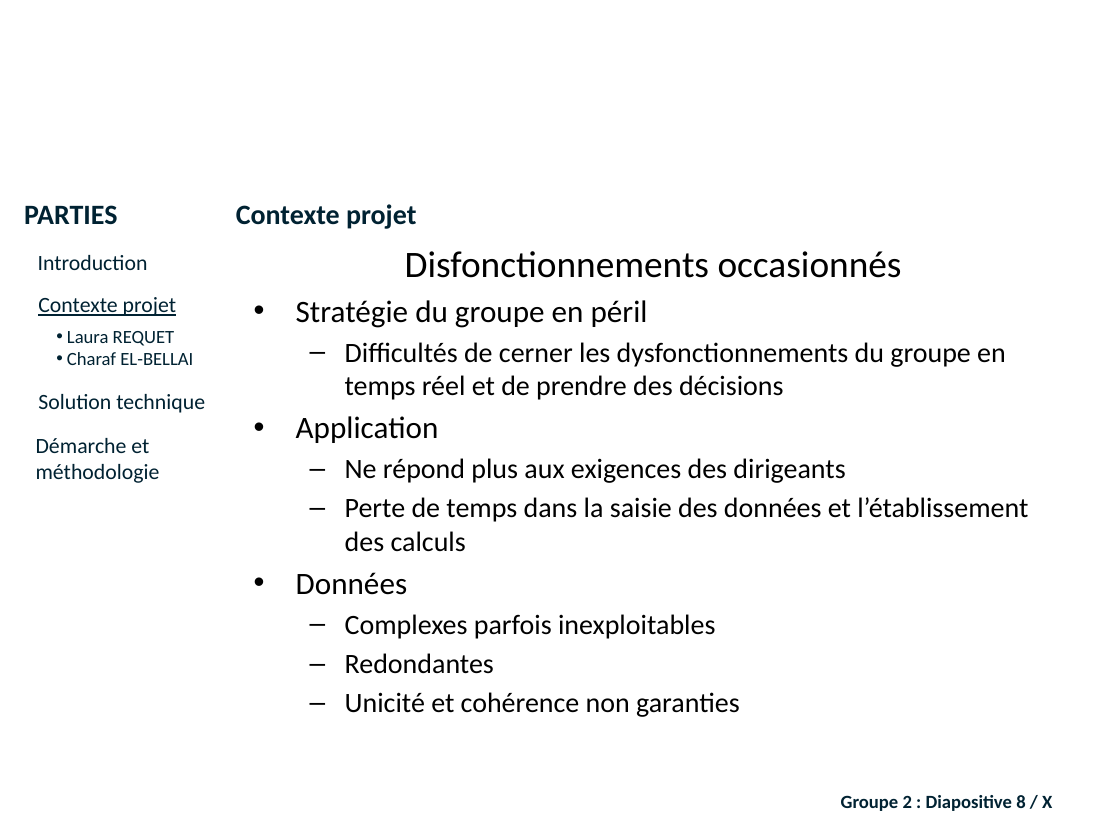
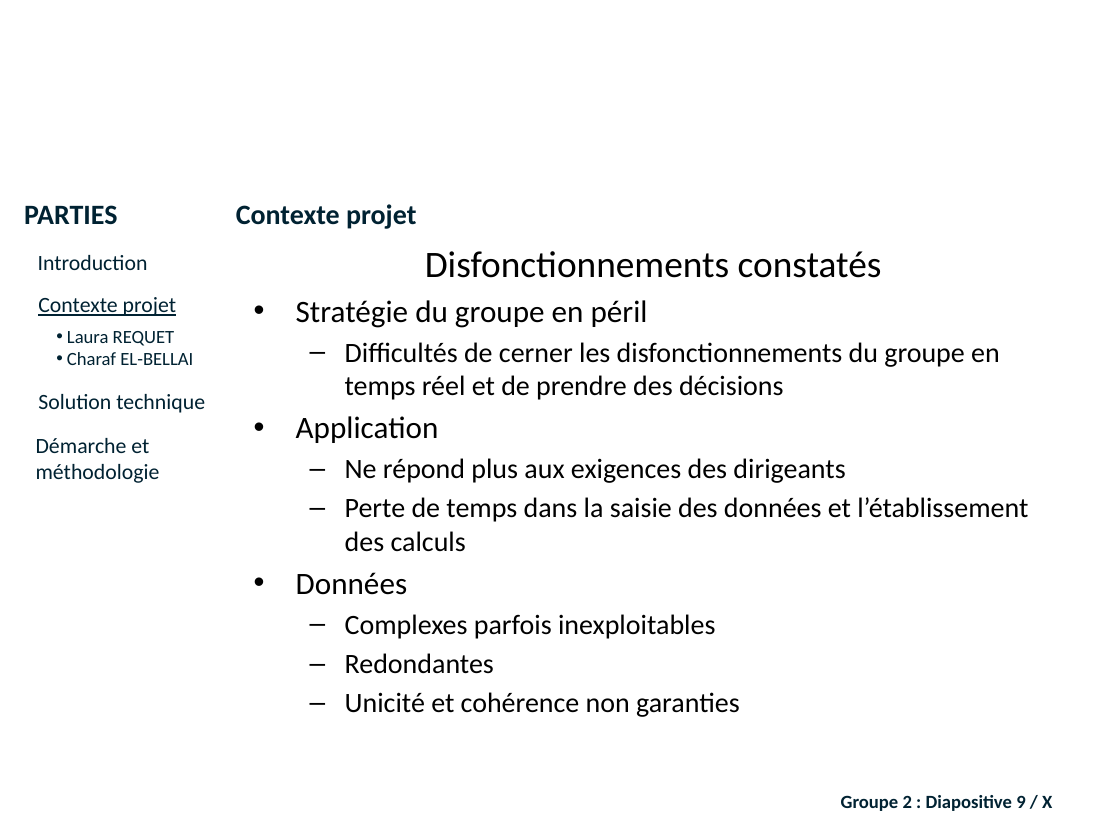
Before and after one commit to lobtec/dartiesgroupe2, a slide deck: slide 9 of PROJET/Soutenance Finale/Présentation finale.pptx (slide 8 before the commit). Drawn at 1120x840 pixels with LibreOffice and Linux fonts; fonts in the diff are those of the drawing; background and template pictures are left out. Boxes give left, top, right and bottom in pixels: in the first picture for what was removed or moved away, otherwise in the second. Text is boxed around its words. In the diff, an @@ line names an element or a change of style, - is before the commit and + after.

```diff
--- a/PROJET/Soutenance Finale/Présentation finale.pptx
+++ b/PROJET/Soutenance Finale/Présentation finale.pptx
@@ text at (425,251,882,278): text changed @@
-Disfonctionnements occasionnés
+Disfonctionnements constatés
@@ text at (345,342,1000,400): text changed @@
-  – Difficultés de cerner les dysfonctionnements du groupe en temps réel et de prendre des décisions
+  – Difficultés de cerner les disfonctionnements du groupe en temps réel et de prendre des décisions
@@ text at (841,795,1052,811): text changed @@
-Groupe 2 : Diapositive 8 / X
+Groupe 2 : Diapositive 9 / X
```
Also in this commit, not shown: 12 other slides changed, 48 slides added, 2 slides removed.
